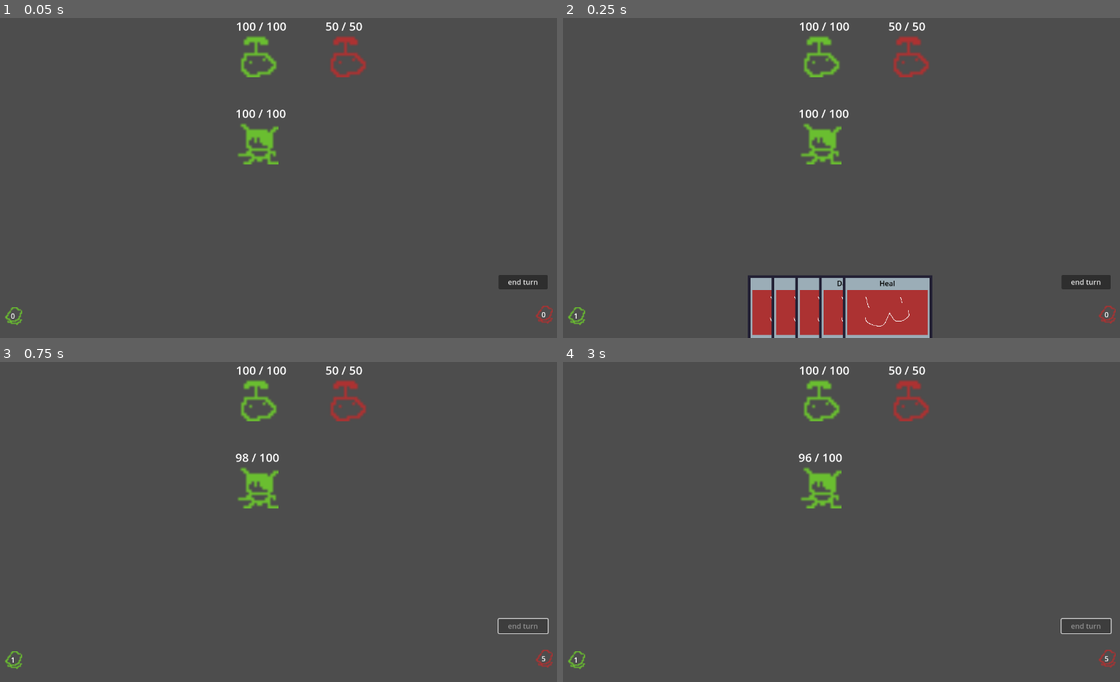
Above: before the commit, frames 1-4 (two rows, left to right).
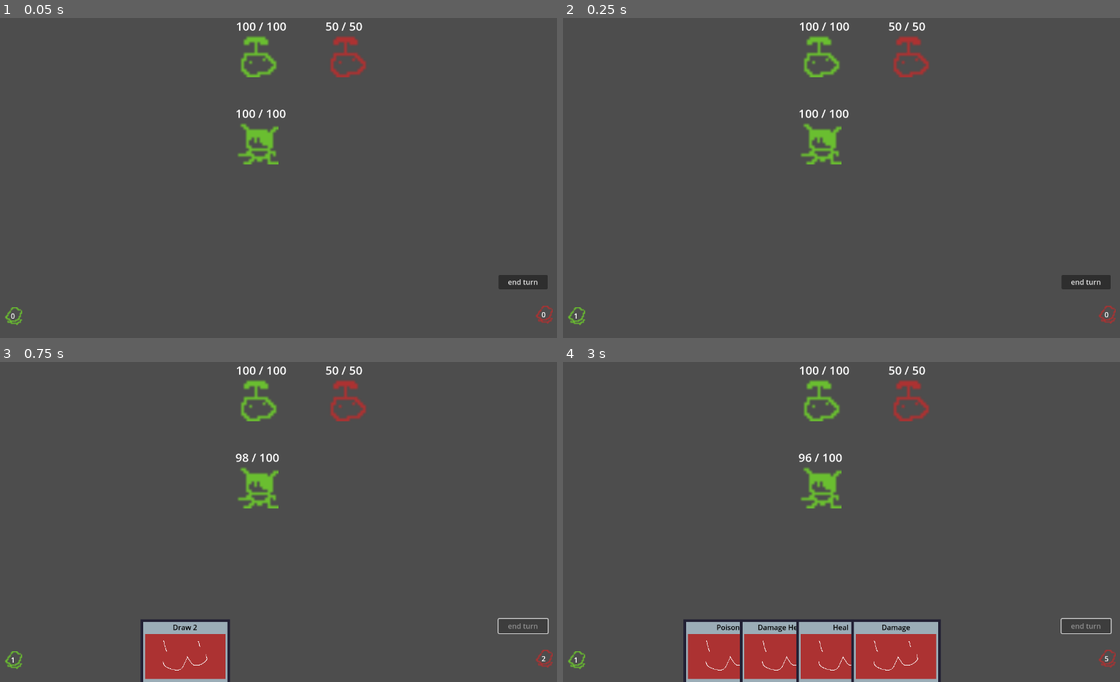
Above: after the commit, the same moments.

Repository: Saplings-Projects/1M_sub
Game: Godot game, scene res://#Scenes/TestingScene.tscn
Same seed, same stepped clock (60 frames per second), same inputs: the game is played once before the commit and once after it.
Inputs:
- Up to frame 1 (0.05 s): no input
- Up to frame 2 (0.25 s): no input
- Up to frame 3 (0.75 s): click "end turn" at 0.5 s
- Up to frame 4 (3 s): click "1" at 1.25 s; click "0" at 2 s; click "end turn" at 2.75 s

Frame 1 is identical in both runs. In frame 2, 6.4% of the frame differs, in the area x 33-67%, y 80-100%; in frame 3, 3.1%; in frame 4, 9.0%, in the area x 21-68%, y 80-100%.

Commit message:
Add card draw/discard queue system
Cards now draw and discard in a queue. To remove or draw a card, it is first added to a queue. Queued cards get removed/added from the queue on a looping timer

-Cards are removed from draw pile immediately when a draw is requested. They are added to the queue so they can be spawned async
-Cards are added to the discard pile immediately when a discard is requested. They are added to the queue to be destroyed async.
This means that cards technically exist in the draw/discard immediately when the request is given, but the world versions of the cards may spawn/destroy at a later time.

Diff:
--- a/#Scenes/TestingScene.tscn
+++ b/#Scenes/TestingScene.tscn
@@ -36,9 +36,9 @@
 anchor_bottom = 1.0
 grow_horizontal = 2
 grow_vertical = 0
-card_hovered_offset = null
-starting_hand_size = null
-max_hand_size = null
+card_hovered_offset = 100.0
+starting_hand_size = 5
+max_hand_size = 10
 
 [node name="EndTurnButton" type="Button" parent="CanvasLayer/UIControl"]
 layout_mode = 1
--- a/Cards/CardContainer.gd
+++ b/Cards/CardContainer.gd
@@ -17,11 +17,18 @@
 @export var default_deck: Array[CardBase]
 @export var starting_hand_size: int = 5
 @export var max_hand_size: int = 10
+@export var card_draw_time: float = 0.2
+@export var card_discard_time: float = 0.1
 
 var cards_in_hand: Array[CardWorld] = []
 var draw_pile: Array[CardBase] = []
 var discard_pile: Array[CardBase] = []
 var queued_card: CardWorld = null
+
+var _cards_queued_for_add: Array[CardBase] = []
+var _draw_timer: SceneTreeTimer = null
+var _cards_queued_for_discard: Array[CardWorld] = []
+var _discard_timer: SceneTreeTimer = null
 
 
 func _ready() -> void:
@@ -94,7 +101,6 @@
 	draw_pile.shuffle()
 
 
-# Final place where a card is created and added to the world
 func _draw_card() -> void:
 	# if draw pile is empty, shuffle discard pile into draw pile. Clear discard pile.
 	if draw_pile.size() <= 0:
@@ -109,7 +115,7 @@
 	var drawn_card: CardBase = draw_pile[0]
 	draw_pile.remove_at(0)
 
-	_create_card_in_world(drawn_card)
+	_add_to_card_draw_queue(drawn_card)
 
 	on_card_counts_updated.emit()
 
@@ -132,7 +138,6 @@
 	card_click_handler.on_unhover.connect(_on_card_unhovered.bind(card))
 
 
-# Final place where a card is discarded and removed from the world
 func _discard_card_at_index(card_index: int) -> void:
 	var card: CardWorld = cards_in_hand[card_index]
 
@@ -141,7 +146,7 @@
 
 	# remove from world
 	cards_in_hand.remove_at(card_index)
-	card.queue_free()
+	_add_to_discard_queue(card)
 
 	on_card_counts_updated.emit()
 
@@ -149,6 +154,52 @@
 func _discard_last_card() -> void:
 	if cards_in_hand.size() > 0:
 		_discard_card_at_index(cards_in_hand.size() - 1)
+
+
+
+func _add_to_card_draw_queue(card: CardBase):
+	_cards_queued_for_add.append(card)
+	_handle_card_draw_queue()
+
+
+# Final place where a card is created and added to the world
+func _handle_card_draw_queue():
+	if _draw_timer != null:
+		return
+
+	_draw_timer = get_tree().create_timer(card_draw_time)
+	await _draw_timer.timeout
+	_draw_timer = null
+
+	var card_data: CardBase = _cards_queued_for_add[0]
+	_cards_queued_for_add.remove_at(0)
+
+	_create_card_in_world(card_data)
+
+	if _cards_queued_for_add.size() > 0:
+		_handle_card_draw_queue()
+
+
+func _add_to_discard_queue(card: CardWorld) -> void:
+	_cards_queued_for_discard.append(card)
+	_handle_discard_queue()
+
+
+# Final place where a card is discarded and removed from the world
+func _handle_discard_queue() -> void:
+	if _discard_timer != null:
+		return
+
+	_discard_timer = get_tree().create_timer(card_discard_time)
+	await _discard_timer.timeout
+	_discard_timer = null
+
+	var card: CardWorld = _cards_queued_for_discard[0]
+	_cards_queued_for_discard.remove_at(0)
+	card.queue_free()
+
+	if _cards_queued_for_discard.size() > 0:
+		_handle_discard_queue()
 
 
 func _on_phase_changed(new_phase: Enums.Phase, _old_phase: Enums.Phase) -> void:
--- a/Cards/CardContainer.tscn
+++ b/Cards/CardContainer.tscn
@@ -15,8 +15,5 @@
 script = ExtResource("1_8wctf")
 card_scene = ExtResource("2_ytmtr")
 total_hand_width = 500.0
-card_hovered_offset = null
 card_queued_offset = 200.0
 default_deck = Array[Resource("res://Cards/CardBase.gd")]([ExtResource("3_bi3df"), ExtResource("4_14cb3"), ExtResource("5_4n0it"), ExtResource("6_56fxe"), ExtResource("7_6wjqi"), ExtResource("8_gbk7f")])
-starting_hand_size = null
-max_hand_size = null
